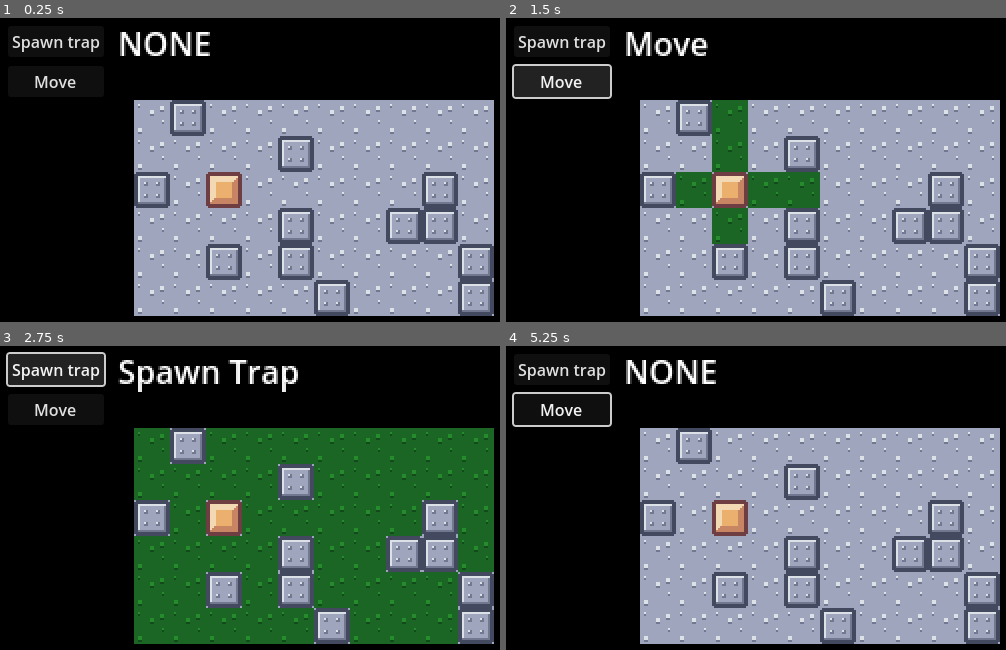
Above: before the commit, frames 1-4 (two rows, left to right).
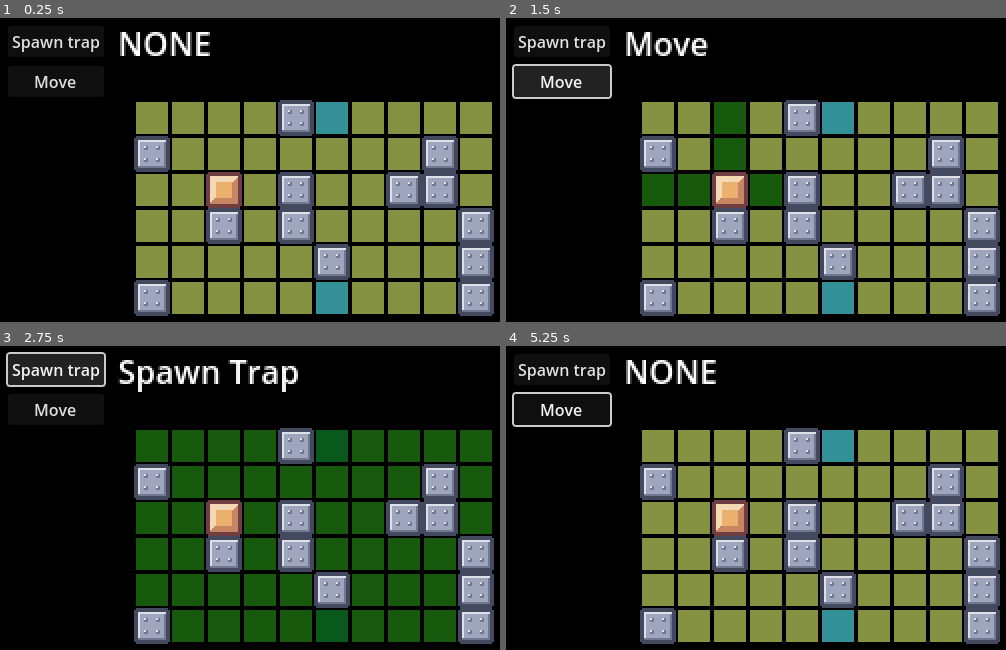
Above: after the commit, the same moments.

Repository: SadnessTrain/ronin-final-breath
Game: Godot game, scene res://Scenes/MainScene.tscn
The game is run twice, just before and just after one commit, with the same random seed, the same clock (stepped at 60 frames per second) and the same inputs.
Inputs (mouse positions are in pixels of both pictures, inside the frame that each line leads up to):
- Up to frame 1 (0.25 s): no input
- Up to frame 2 (1.5 s): click "Spawn trap" at 0.5 s; click "Move" at 1.25 s
- Up to frame 3 (2.75 s): click "Spawn trap" at 2 s
- Up to frame 4 (5.25 s): click "Move" at 2.75 s; click "Spawn trap" at 3.5 s; click "Move" at 4.25 s; tap Enter at 5 s; move the mouse to (656, 446) at 5.02 s; click (656, 446) at 5.1 s

The runs differ from the first frame. In frame 1, 44% of the frame differs, in the area x 26-99%, y 26-99%; in frame 2, 42%; in frame 3, 23%; in frame 4, 44%.

Commit message:
Create base biome generation using noise value

Diff:
--- a/Scripts/Playfield/Playfield.gd
+++ b/Scripts/Playfield/Playfield.gd
@@ -12,13 +12,21 @@
 
 var player: Entity
 
+var noise = FastNoiseLite.new()
+var riverChance = 100 / 2
+var riverMargin = 2
+
 func _ready():
+	noise.seed = Utils.randomInt(-2000000, 20000000)
+	noise.frequency = 0.004
+
 	var testPlayer = testingMovableEntityScene.instantiate()	#TODO remove
 
 	for x in range(0, size.x):
 		for y in range(0, size.y):
 			var pos = Vector2i(x, y)
 			var tile: Tile = tileScene.instantiate()
+
 			tile.createTile(x + y, pos, self)
 
 			if Utils.randomInt(0, 10) >= 9:
@@ -28,8 +36,22 @@
 
 			tiles[pos] = tile
 
+	GenerateRiver()
+
 	tiles[Vector2i(2, 2)].appendEntity(testPlayer)
 	player = testPlayer
+
+func GenerateRiver():
+	var hasRiver = Utils.randomInt(0, 100) <= riverChance
+
+	if !hasRiver:
+		return
+
+	var randomTopPosition = Vector2i(Utils.randomInt(riverMargin, size.x - (riverMargin + 1)), 0)
+	var randomBottomPosition = Vector2i(Utils.randomInt(riverMargin, size.x - (riverMargin + 1)), size.y - 1)
+
+	tiles[randomTopPosition].SetType("WATER")
+	tiles[randomBottomPosition].SetType("WATER")
 
 func CreateWall(tile: Tile):
 	var wall: Entity = wallEntityScene.instantiate()
--- a/Scripts/Playfield/Tile.gd
+++ b/Scripts/Playfield/Tile.gd
@@ -1,5 +1,9 @@
 extends Area2D
 class_name Tile
+
+var grassTexture: Texture2D = preload("res://Textures/Playfield/Grass.png")
+var sandTexture: Texture2D = preload("res://Textures/Playfield/Sand.png")
+var waterTexture: Texture2D = preload("res://Textures/Playfield/Water.png")
 
 @export var sprite: Sprite2D
 
@@ -10,6 +14,7 @@
 var isHovered: bool
 var lastColor: Color
 var isActive: bool
+var type: String
 
 func createTile(index: int, pos: Vector2i, playfield: Playfield, isObstacle = false):
 	self.index = index
@@ -20,6 +25,34 @@
 	lastColor = Color("#ffffff")
 	setPosition()
 	subscribeSignals()
+	GenerateType()
+	SetTexture()
+
+func GetTexture() -> Texture2D:
+	match type:
+		"SAND":
+			return sandTexture
+		"GRASS":
+			return grassTexture
+		"WATER":
+			return waterTexture
+
+	return grassTexture
+
+func GenerateType():
+	var noiseValue = playfield.noise.get_noise_2d(pos.x, pos.y)
+
+	if noiseValue < 0.1:
+		type = "SAND"
+
+	type = "GRASS"
+
+func SetType(newType: String):
+	type = newType
+	SetTexture()
+
+func SetTexture():
+	sprite.texture = GetTexture()
 
 func setPosition():
 	global_position = Vector2(pos.x * playfield.cellSize.x, pos.y * playfield.cellSize.y)
Binary file added: Textures/Playfield/Grass.png
Not shown, added: Textures/Playfield/Grass.png.import
Binary file added: Textures/Playfield/Sand.png
Not shown, added: Textures/Playfield/Sand.png.import
Binary file added: Textures/Playfield/Water.png
Not shown, added: Textures/Playfield/Water.png.import
